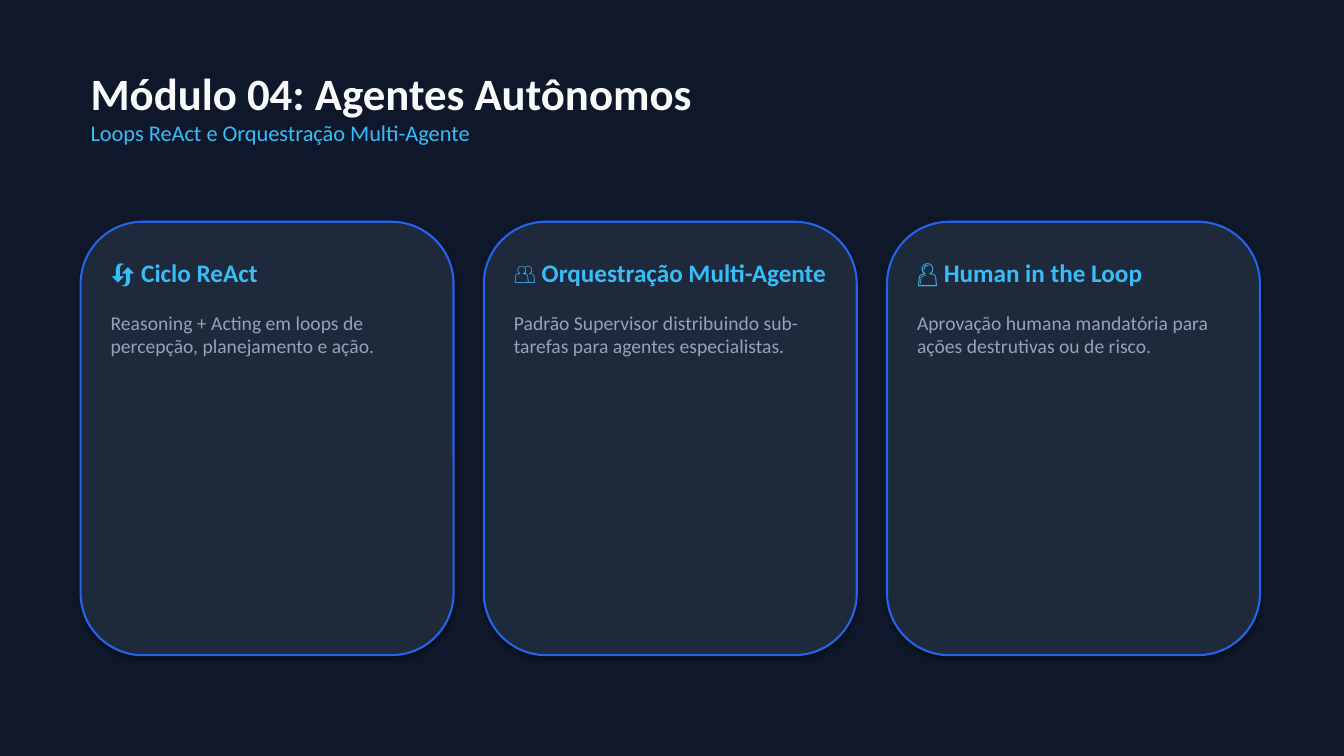
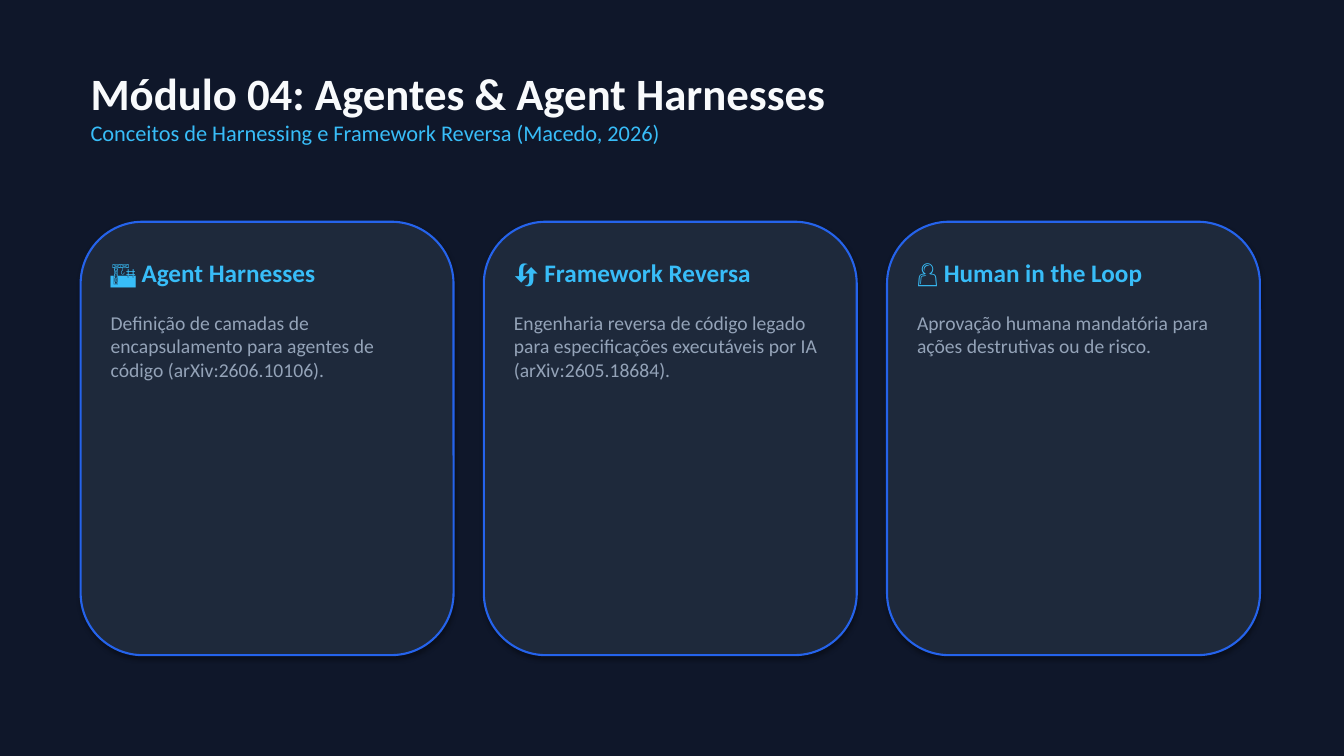
Before and after one commit to EmmanuelNunes/SECOMP---IA, a slide deck: slide 5 of slides/apresentacao.pptx. Drawn at 1344x756 pixels with LibreOffice and Linux fonts; fonts in the diff are those of the drawing. Boxes give left, top, right and bottom in pixels: in the first picture for what was removed or moved away, otherwise in the second. Text is boxed around its words. In the diff, an @@ line names an element or a change of style, - is before the commit and + after.

Commit message:
docs & refs: adiciona creditos e referencias academicas do Prof. Sanderson Macedo (arXiv/ResearchGate/GitHub)

```diff
--- a/slides/apresentacao.pptx
+++ b/slides/apresentacao.pptx
@@ text at <box>91,78,825,145</box>: text changed @@
-Módulo 04: Agentes Autônomos
-Loops ReAct e Orquestração Multi-Agente
+Módulo 04: Agentes & Agent Harnesses
+Conceitos de Harnessing e Framework Reversa (Macedo, 2026)
@@ text at <box>111,265,374,381</box>: text changed @@
-🔄 Ciclo ReAct
-Reasoning + Acting em loops de percepção, planejamento e ação.
+🏗️ Agent Harnesses
+Definição de camadas de encapsulamento para agentes de código (arXiv:2606.10106).
@@ text at <box>514,264,817,379</box>: text changed @@
-👥 Orquestração Multi-Agente
-Padrão Supervisor distribuindo sub-tarefas para agentes especialistas.
+🔄 Framework Reversa
+Engenharia reversa de código legado para especificações executáveis por IA (arXiv:2605.18684).
```
Also in this commit, not shown: 2 other slides changed, 1 slide added, 1 slide removed, 6 other files.
